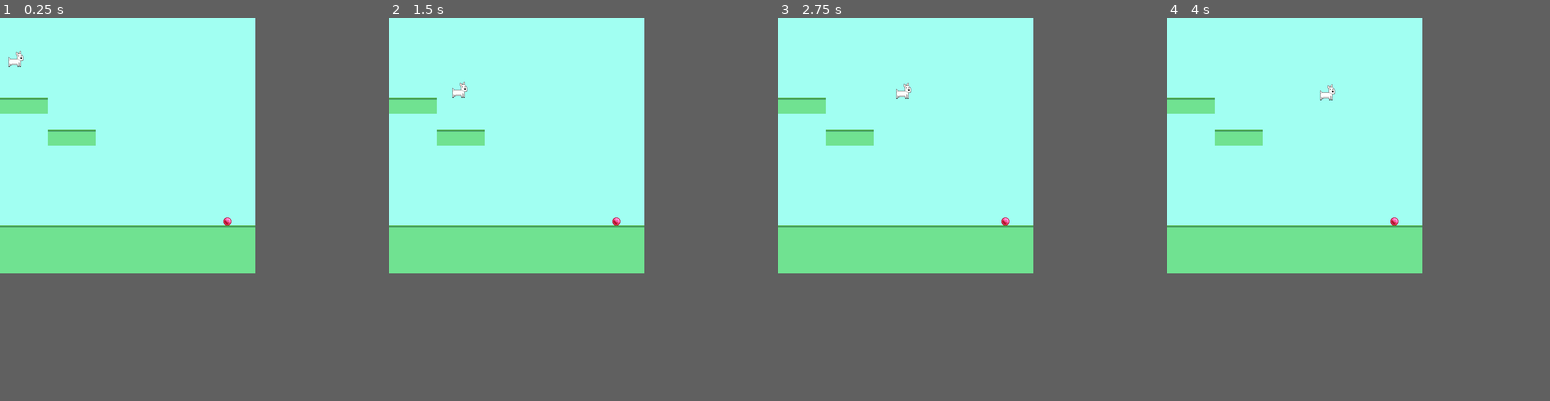
Above: before the commit, frames 1-4 (left to right).
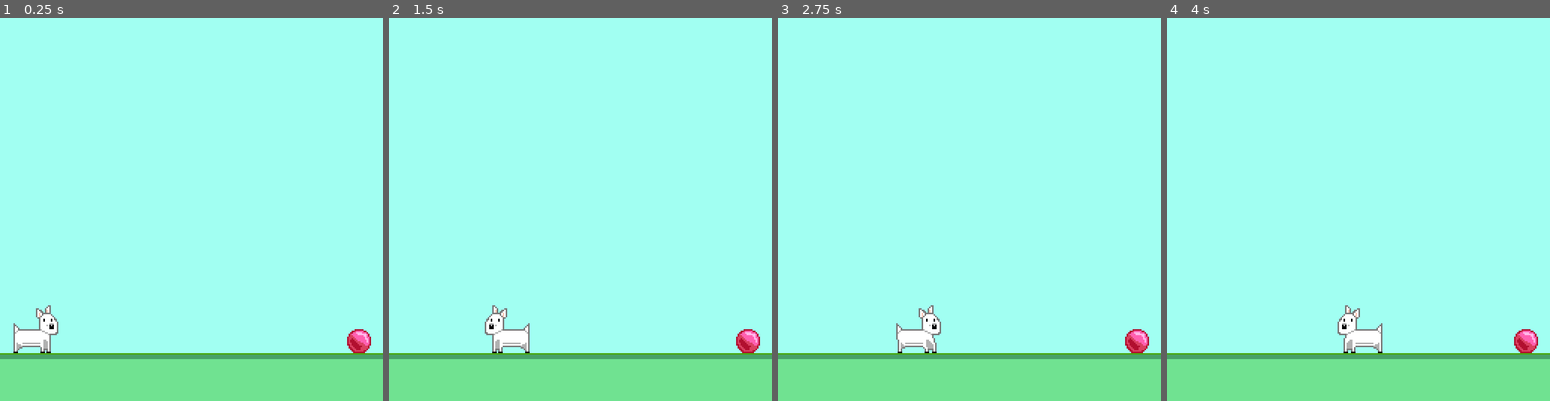
Above: after the commit, the same moments.

Repository: rodrigo-garcia-leon/walking-theo
Game: Godot game, scene res://scenes/main.tscn
Two runs of this game, one before a commit and one after it. Both use one fixed random seed, a clock stepped at 60 frames per second and the inputs below.
Inputs:
- Up to frame 1 (0.25 s): no input
- Up to frame 2 (1.5 s): hold Right (ui_right) 0.53-1.28 s; hold Left (ui_left) from 1.28 s (still down)
- Up to frame 3 (2.75 s): release Left (ui_left) at 2.03 s; hold Right (ui_right) from 2.03 s (still down)
- Up to frame 4 (4 s): release Right (ui_right) at 3.53 s; hold Left (ui_left) from 3.53 s (still down)
In our replay, the window is 512x512 before the commit and 768x768 after it. These sizes can differ from the game's own. Grey fills any space a smaller window leaves; there, only what the larger window draws over its background counts as a difference.

The runs differ from the first frame. In frame 1, 23% of the frame differs, in the area x 0-100%, y 8-100%; in frame 2, 23%; in frame 3, 23%; in frame 4, 23%, in the area x 0-100%, y 17-100%.

Commit message:
Add walking animation

Diff:
--- a/project.godot
+++ b/project.godot
@@ -21,8 +21,12 @@
 
 [display]
 
-window/size/width=512
-window/size/height=512
+window/size/width=256
+window/size/height=256
+window/size/test_width=512
+window/size/test_height=512
+window/stretch/mode="viewport"
+window/stretch/aspect="keep"
 
 [importer_defaults]
 
--- a/scenes/main.tscn
+++ b/scenes/main.tscn
@@ -59,23 +59,48 @@
 [sub_resource type="RectangleShape2D" id=4]
 extents = Vector2( 16, 16 )
 
+[sub_resource type="AtlasTexture" id=6]
+atlas = ExtResource( 1 )
+region = Rect2( 0, 0, 32, 32 )
+
+[sub_resource type="AtlasTexture" id=7]
+atlas = ExtResource( 1 )
+region = Rect2( 32, 0, 32, 32 )
+
+[sub_resource type="AtlasTexture" id=8]
+atlas = ExtResource( 1 )
+region = Rect2( 64, 0, 32, 32 )
+
+[sub_resource type="AtlasTexture" id=9]
+atlas = ExtResource( 1 )
+region = Rect2( 96, 0, 32, 32 )
+
+[sub_resource type="SpriteFrames" id=10]
+animations = [ {
+"frames": [ SubResource( 6 ), SubResource( 7 ), SubResource( 8 ), SubResource( 9 ) ],
+"loop": true,
+"name": "default",
+"speed": 5.0
+} ]
+
 [sub_resource type="RectangleShape2D" id=5]
 extents = Vector2( 8, 8 )
 
 [node name="main" type="Node2D"]
 
 [node name="background" type="Sprite" parent="."]
-position = Vector2( 256, 256 )
+position = Vector2( 128, 128 )
+scale = Vector2( 0.5, 0.5 )
 texture = ExtResource( 2 )
 
 [node name="floor" type="TileMap" parent="."]
 tile_set = SubResource( 3 )
 cell_size = Vector2( 32, 32 )
 format = 1
-tile_data = PoolIntArray( 327680, 1, 0, 327681, 1, 0, 327682, 1, 0, 458755, 1, 0, 458756, 1, 0, 458757, 1, 0, 851968, 1, 0, 851969, 1, 0, 851970, 1, 0, 851971, 1, 0, 851972, 1, 0, 851973, 1, 0, 851974, 1, 0, 851975, 1, 0, 851976, 1, 0, 851977, 1, 0, 851978, 1, 0, 851979, 1, 0, 851980, 1, 0, 851981, 1, 0, 851982, 1, 0, 851983, 1, 0, 917504, 0, 0, 917505, 0, 0, 917506, 0, 0, 917507, 0, 0, 917508, 0, 0, 917509, 0, 0, 917510, 0, 0, 917511, 0, 0, 917512, 0, 0, 917513, 0, 0, 917514, 0, 0, 917515, 0, 0, 917516, 0, 0, 917517, 0, 0, 917518, 0, 0, 917519, 0, 0, 983040, 0, 0, 983041, 0, 0, 983042, 0, 0, 983043, 0, 0, 983044, 0, 0, 983045, 0, 0, 983046, 0, 0, 983047, 0, 0, 983048, 0, 0, 983049, 0, 0, 983050, 0, 0, 983051, 0, 0, 983052, 0, 0, 983053, 0, 0, 983054, 0, 0, 983055, 0, 0 )
+tile_data = PoolIntArray( 458752, 1, 0, 458753, 1, 0, 458754, 1, 0, 458755, 1, 0, 458756, 1, 0, 458757, 1, 0, 458758, 1, 0, 458759, 1, 0 )
 
 [node name="theo" type="KinematicBody2D" parent="."]
-position = Vector2( 24, 24 )
+position = Vector2( 16, 200 )
 script = ExtResource( 4 )
 __meta__ = {
 "_edit_group_": true
@@ -85,12 +110,12 @@
 position = Vector2( 8, 8 )
 shape = SubResource( 4 )
 
-[node name="sprite" type="Sprite" parent="theo"]
+[node name="sprite" type="AnimatedSprite" parent="theo"]
 position = Vector2( 8, 8 )
-texture = ExtResource( 1 )
+frames = SubResource( 10 )
 
 [node name="ball" type="KinematicBody2D" parent="."]
-position = Vector2( 448, 400 )
+position = Vector2( 232, 208 )
 __meta__ = {
 "_edit_group_": true
 }
--- a/scripts/theo.gd
+++ b/scripts/theo.gd
@@ -1,6 +1,6 @@
 extends KinematicBody2D
 
-export (int) var speed = 200
+export (int) var speed = 100
 
 var velocity = Vector2()
 
@@ -11,8 +11,14 @@
 
 	if Input.is_action_pressed('ui_right'):
 		velocity.x += 1
-	if Input.is_action_pressed('ui_left'):
+		$sprite.play("run")
+		$sprite.set_flip_h(false)
+	elif Input.is_action_pressed('ui_left'):
 		velocity.x -= 1
+		$sprite.play("run")
+		$sprite.set_flip_h(true)
+	else:
+		$sprite.stop()
 
 	velocity = velocity.normalized() * speed
 
Binary file changed: aseprite/theo.aseprite
Binary file changed: assets/theo.png
Not shown: 1 places in scenes/main.tscn that only renumber resources
